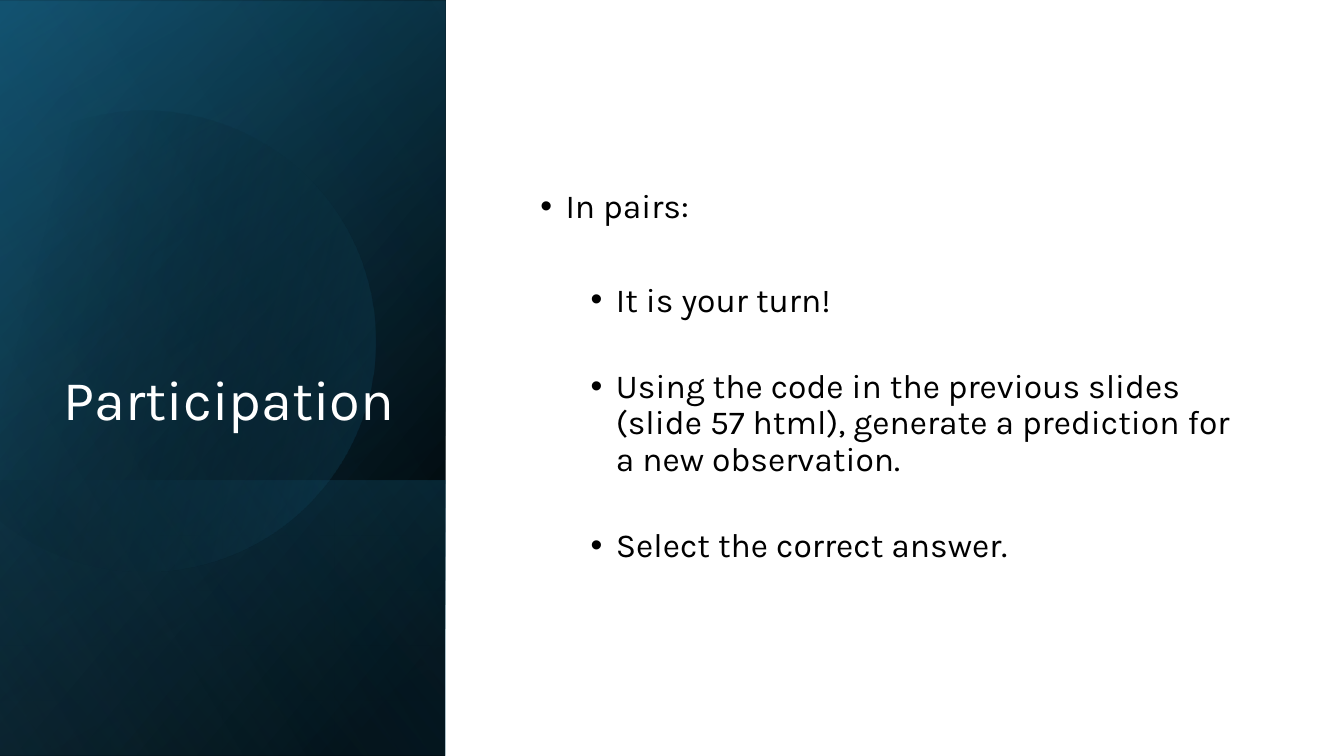
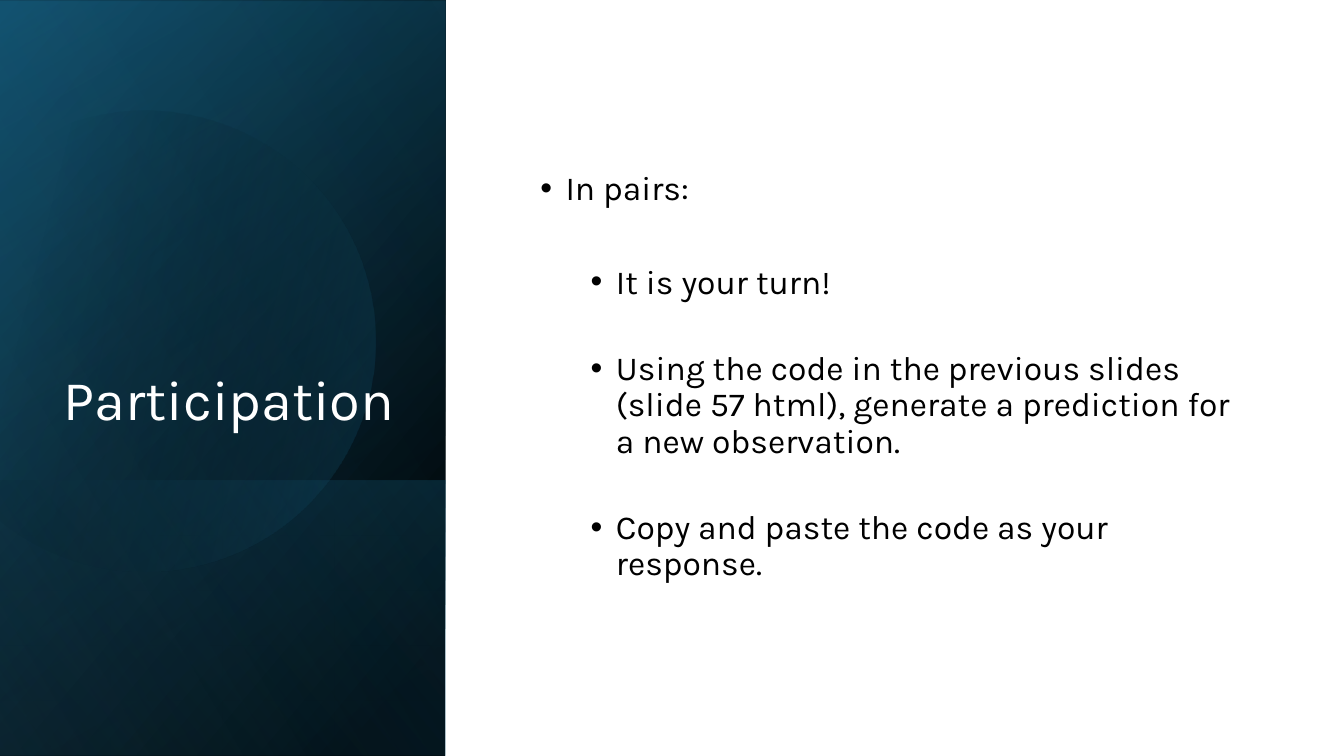
Before and after one commit to davi-moreira/2025F_data_mining_lab_purdue_MGMT173, a slide deck: slide 6 of lecture_slides/06_supervised_learning_regression/_in_class_participation/06_supervised_learning_regression.pptx. Drawn at 1344x756 pixels with LibreOffice and Linux fonts; fonts in the diff are those of the drawing. Boxes give left, top, right and bottom in pixels: in the first picture for what was removed or moved away, otherwise in the second. Text is boxed around its words. In the diff, an @@ line names an element or a change of style, - is before the commit and + after.

```diff
--- a/lecture_slides/06_supervised_learning_regression/_in_class_participation/06_supervised_learning_regression.pptx
+++ b/lecture_slides/06_supervised_learning_regression/_in_class_participation/06_supervised_learning_regression.pptx
@@ text at (x1=616, y1=516, x2=1107, y2=583): text changed @@
-  • Select the correct answer.
+  • Copy and paste the code as your response.
```
Also in this commit, not shown: 1 other slide changed, 10 other files.
